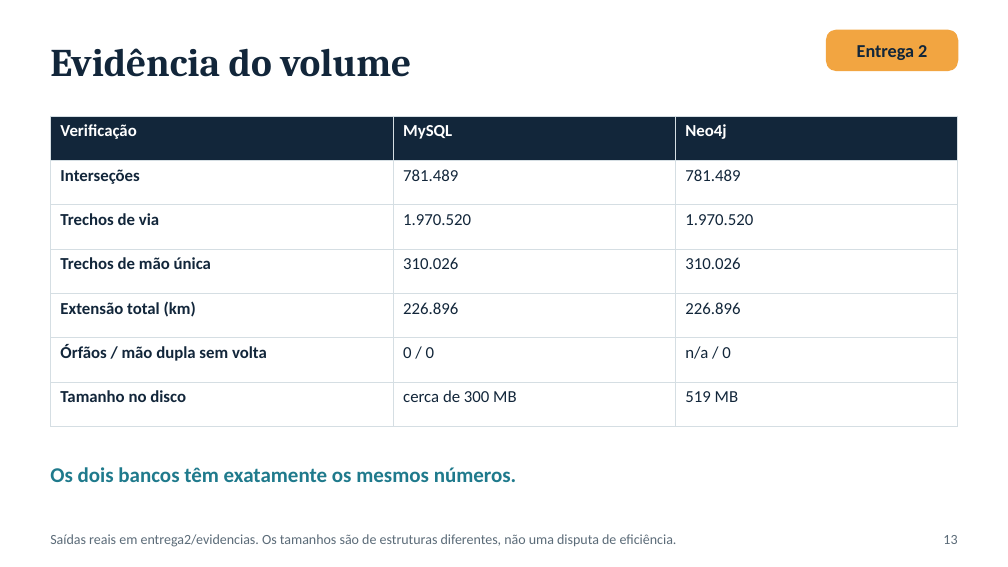
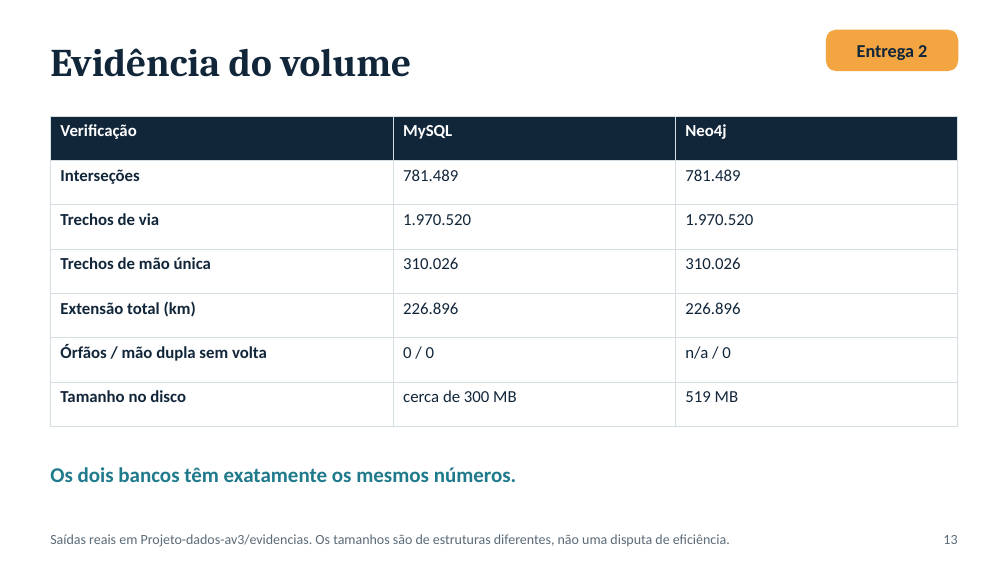
Before and after one commit to Sofyaolvs/projeto3-nosql-grafos, a slide deck: slide 13 of Entrega1-Projeto3-NoSQL-Grafos.pptx. Drawn at 1008x567 pixels with LibreOffice and Linux fonts; fonts in the diff are those of the drawing. Boxes give left, top, right and bottom in pixels: in the first picture for what was removed or moved away, otherwise in the second. Text is boxed around its words. In the diff, an @@ line names an element or a change of style, - is before the commit and + after.

```diff
--- a/Entrega1-Projeto3-NoSQL-Grafos.pptx
+++ b/Entrega1-Projeto3-NoSQL-Grafos.pptx
@@ text at bbox=[50, 534, 730, 547]: text changed @@
-Saídas reais em entrega2/evidencias. Os tamanhos são de estruturas diferentes, não uma disputa de eficiência.
+Saídas reais em Projeto-dados-av3/evidencias. Os tamanhos são de estruturas diferentes, não uma disputa de eficiência.
```
Also in this commit, not shown: 3 slides added, 6 other files.
